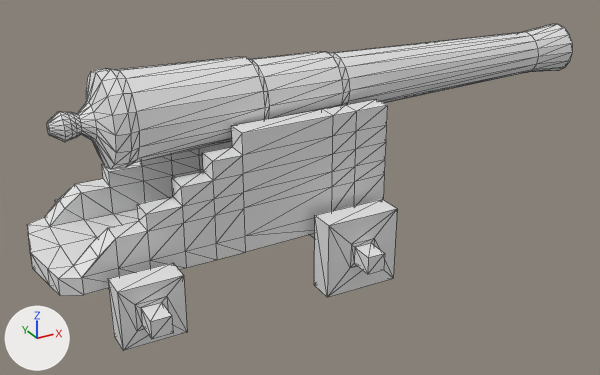
The glTF model Assets/Blender Model Exports/Canon/canon.glb, before and after one commit.
Camera for both pictures: a camera (50 mm lens) standing at (-2.21, -3.9, 1.35) and looking at (-0.07, -0.01, -0.6). Arrows for +X, +Y and +Z are at lower left; the lights stay in place. The picture after the commit comes second. Mesh edges are drawn as thin lines. Where no turn or scale is listed for an object, it has been applied to the vertices. Vertices at exactly the same position are counted once.

Names of what the first picture shows: 'Cart', 'Cylinder'.
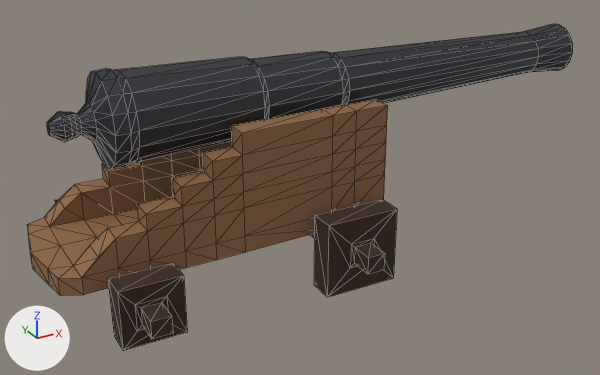
The edits, one by one:
Material 'CanonIron' (mat_canoniron) is new.
Its base color is (0.05, 0.05, 0.06) (dark grey #3f3f45).
Its metallic is 0.6.
Its roughness is 0.45.
Material 'CanonWheel' (mat_canonwheel) is new.
Its base color is (0.04, 0.018, 0.008) (brown #382416).
Its roughness is 0.85.
Material 'CanonWood' (mat_canonwood) is new.
Its base color is (0.28, 0.14, 0.06) (brown #906945).
Its roughness is 0.8.
me_cylinder_001 has 240 vertices, 476 faces and spans x -0.5..2.79, y -0.25..0.25, z -0.25..0.25.
me_cylinder_001 gains material mat_canoniron (dark grey #3f3f45).
me_cube_002 has 340 vertices, 680 faces and spans x -0.97..0.94, y -0.72..0.72, z -0.34..0.62.
me_cube_002 is used by ob_cart; location (-0.643, 0.0, -0.675).
me_cube_002 part 1: 512 faces spanning x -0.97..0.94, y -0.44..0.44, z -0.19..0.62 switch from no material to mat_canonwood (brown #906945).
me_cube_002 part 2: 168 faces spanning x -0.7..0.88, y -0.72..0.72, z -0.34..0.1 switch from no material to mat_canonwheel (brown #382416).

Where the change shows, as pixel boxes [x1, y1, x2, y2] in the pictures (600 x 375 px):
'Cylinder', recoloured (white to dark grey): [47, 24, 573, 169] in both
part 1 of me_cube_002, recoloured (white to brown): [27, 100, 388, 296] in both
part 2 of me_cube_002, recoloured (white to brown): [55, 199, 397, 351] in both
